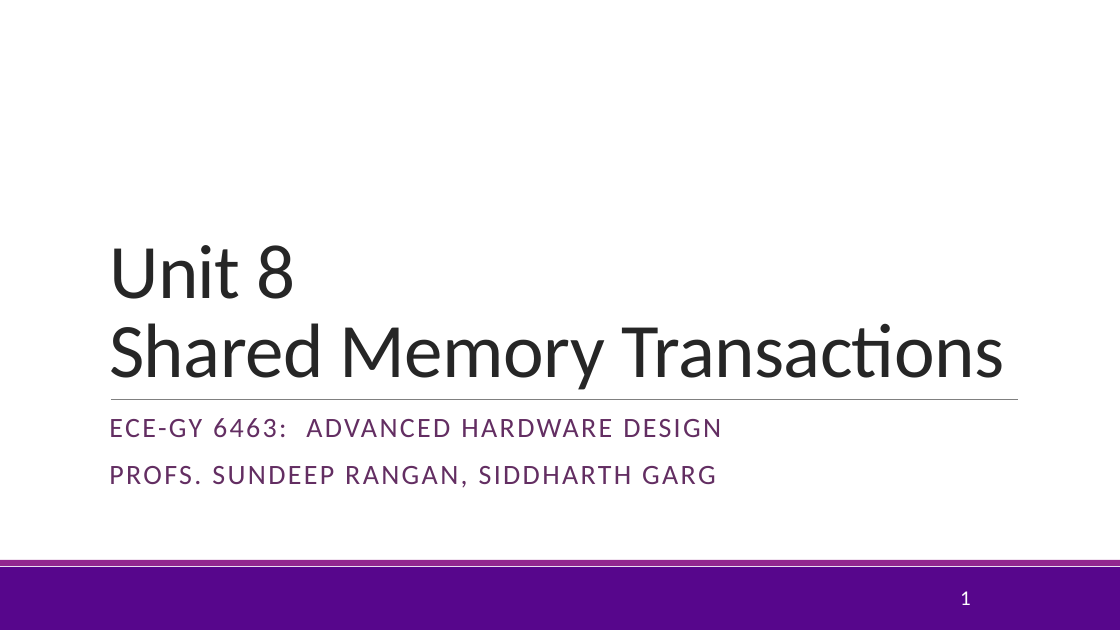
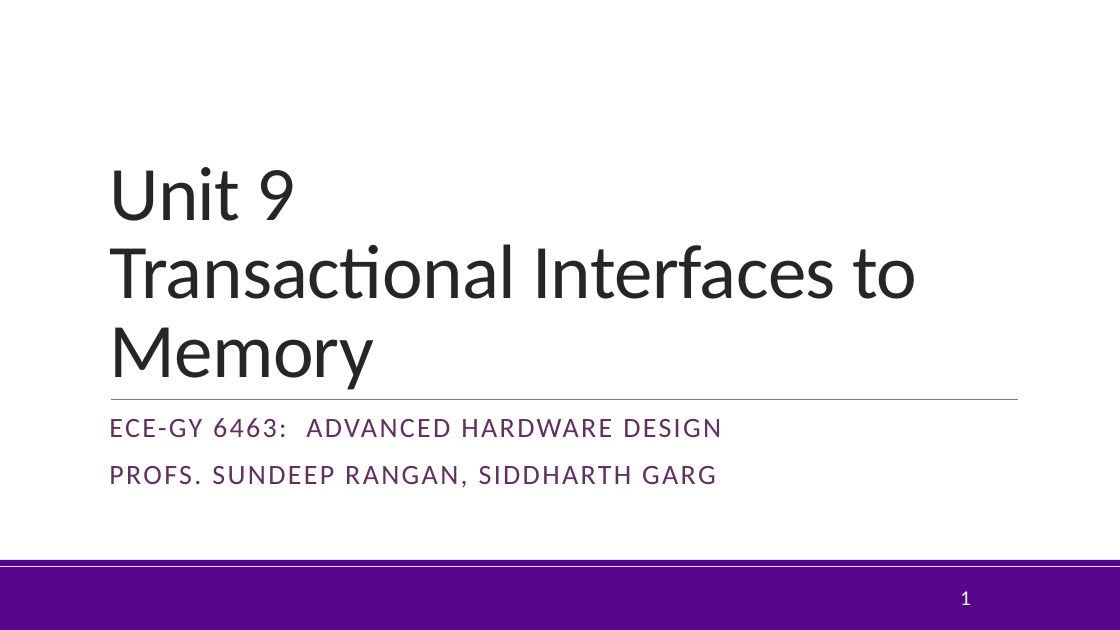
Before and after one commit to sdrangan/hwdesign, a slide deck: slide 1 of units/unit09_sharedmem/sharedmem.pptx. Drawn at 1120x630 pixels with LibreOffice and Linux fonts; fonts in the diff are those of the drawing; background and template pictures are left out. Boxes give left, top, right and bottom in pixels: in the first picture for what was removed or moved away, otherwise in the second. Text is boxed around its words. In the diff, an @@ line names an element or a change of style, - is before the commit and + after.

```diff
--- a/units/unit09_sharedmem/sharedmem.pptx
+++ b/units/unit09_sharedmem/sharedmem.pptx
@@ title at <box>109,167,917,390</box>: text changed @@
-Unit 8
-Shared Memory Transactions
+Unit 9
+Transactional Interfaces to Memory
@@ rectangle at <box>0,560,1120,565</box>: fill #92278F to #57068C @@
```
Also in this commit, not shown: 14 other slides changed, 10 slides added, 32 slides removed, 1 other file.
